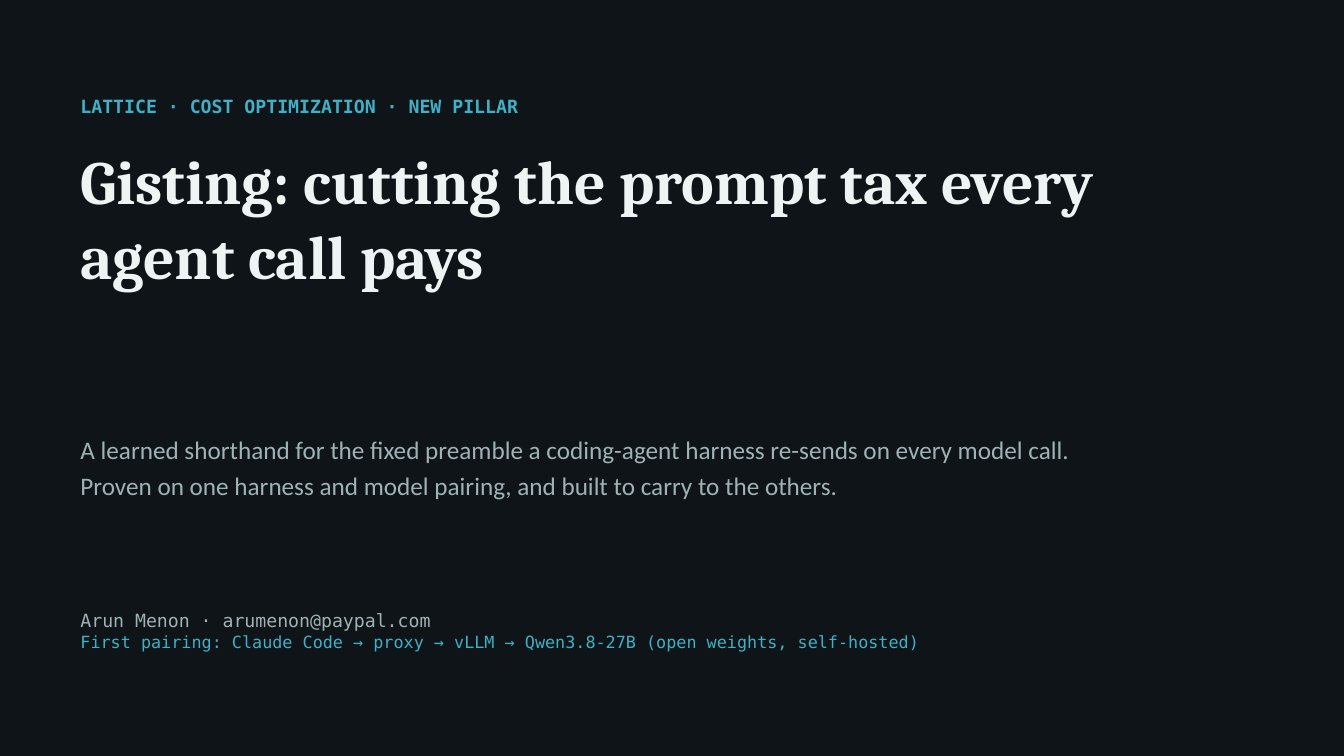
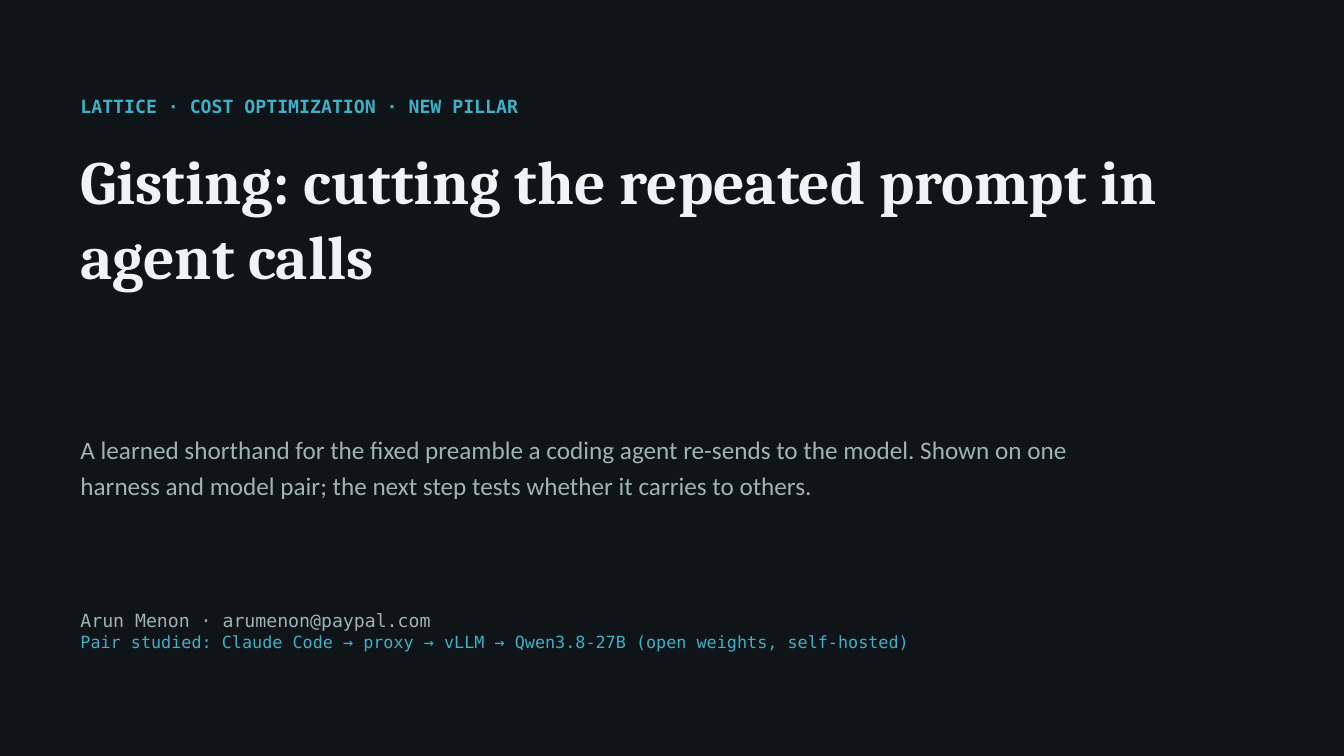
Before and after one commit to arunmenon/gisting-coding-agent, a slide deck: slide 1 of Gisting-CTO-deck.pptx. Drawn at 1344x756 pixels with LibreOffice and Linux fonts; fonts in the diff are those of the drawing. Boxes give left, top, right and bottom in pixels: in the first picture for what was removed or moved away, otherwise in the second. Text is boxed around its words. In the diff, an @@ line names an element or a change of style, - is before the commit and + after.

Commit message:
Deck: apply Codex review D-1 to D-11 and D-14 to D-16 (D-12, D-13 set aside by author)
Tracks named only; portability framed as the next test, not a result;
pilot limited to a guarded inner-loop trial; quality claims scoped to
easy and hard suites; 2x defined against each arm's own threshold;
8:1 token figures; path-fix and architecture causality softened; no
claims about other harnesses; serving limits in the main flow; span
and recipe merged; lab moved to appendix; HTML and PowerPoint in sync.

```diff
--- a/Gisting-CTO-deck.pptx
+++ b/Gisting-CTO-deck.pptx
@@ text at box(80, 161, 1156, 293): text changed @@
-Gisting: cutting the prompt tax every agent call pays
+Gisting: cutting the repeated prompt in agent calls
@@ text at box(80, 441, 1066, 499): text changed @@
-A learned shorthand for the fixed preamble a coding-agent harness re-sends on every model call. Proven on one harness and model pairing, and built to carry to the others.
+A learned shorthand for the fixed preamble a coding agent re-sends to the model. Shown on one harness and model pair; the next step tests whether it carries to others.
@@ text at box(80, 635, 909, 652): text changed @@
-First pairing: Claude Code → proxy → vLLM → Qwen3.8-27B (open weights, self-hosted)
+Pair studied: Claude Code → proxy → vLLM → Qwen3.8-27B (open weights, self-hosted)
```
Also in this commit, not shown: 10 other slides changed, 2 slides added, 3 slides removed, 3 other files.
